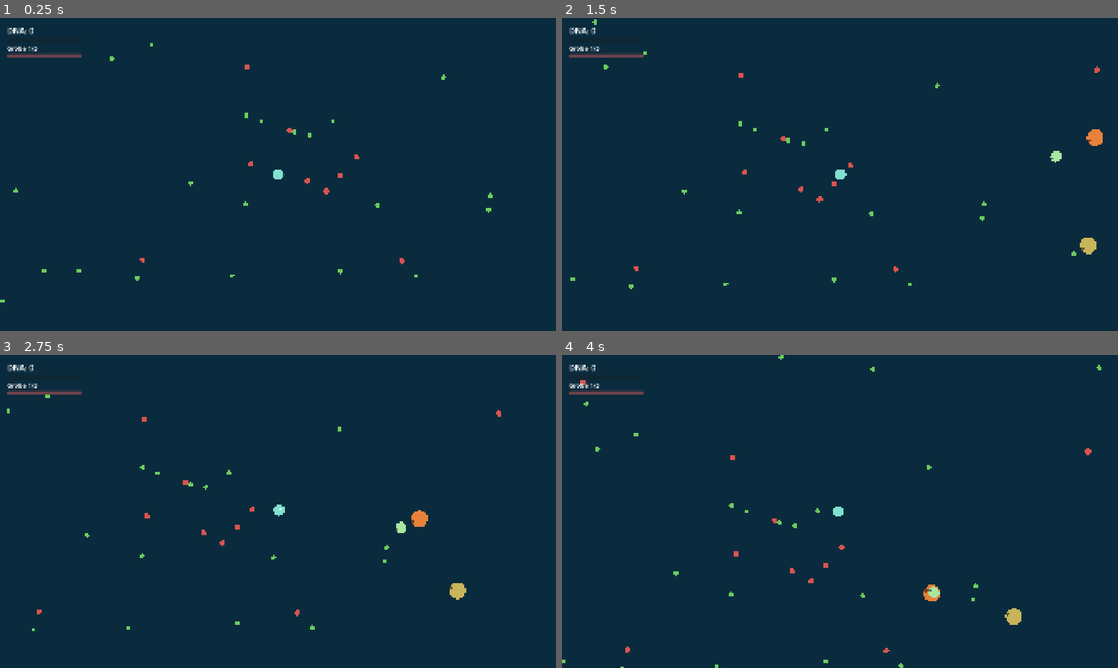
Above: before the commit, frames 1-4 (two rows, left to right).
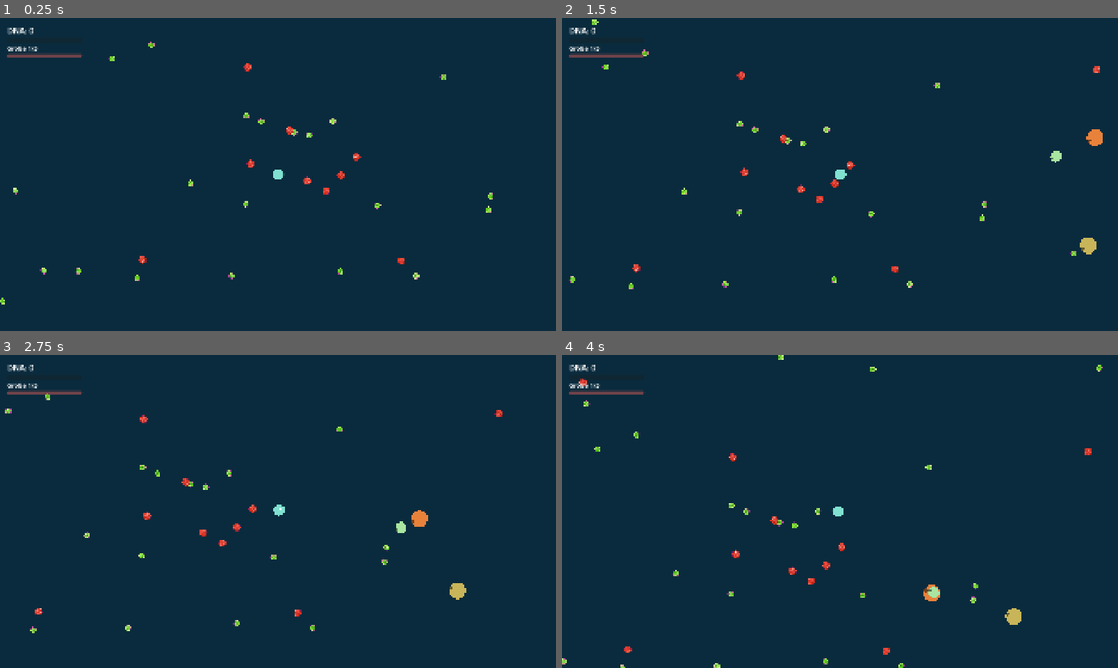
Above: after the commit, the same moments.

Repository: Mayo73/agenthub-backup
Game: Godot game, scene res://scenes/main.tscn
Two runs of this game, one before a commit and one after it. Both use one fixed random seed, a clock stepped at 60 frames per second and the inputs below.
Inputs (mouse positions are in pixels of both pictures, inside the frame that each line leads up to):
- Up to frame 1 (0.25 s): no input
- Up to frame 2 (1.5 s): tap Enter at 0.5 s; move the mouse to (962, 158) at 0.52 s; hold D (rechts) 0.53-1.25 s; tap W (hoch) at 0.6 s; click (962, 158) at 0.67 s; drag from (728, 190) to (812, 237) at 1.27 s
- Up to frame 3 (2.75 s): move the mouse to (333, 442) at 2.02 s; press the mouse at (333, 442) at 2.03 s; hold D (rechts) from 2.03 s (still down)
- Up to frame 4 (4 s): release D (rechts) at 2.75 s; release the mouse at (895, 442) at 2.75 s; drag from (812, 574) to (673, 464) at 2.77 s; move the mouse to (1006, 558) at 3.52 s; hold A (links) from 3.53 s (still down); tap E at 3.6 s

The runs differ from the first frame. In frame 1, 0.5% of the frame differs, in the area x 0-89%, y 7-92%; in frame 2, 0.6%; in frame 3, 0.5%; in frame 4, 0.6%, in the area x 0-98%, y 0-100%.

Commit message:
T-0160: Nahrung als Bild zeichnen (FoodView)
Erstellt vom lokalen Agent (Modell qwen3.5:35b-a3b, Versuch 1 von 5).

Diff:
--- a/scripts/food_view.gd
+++ b/scripts/food_view.gd
@@ -4,6 +4,12 @@
 
 const PLANT_COLOR := Color(0.42, 0.8, 0.37)
 const MEAT_COLOR := Color(0.85, 0.33, 0.31)
+
+## Die Bild-Dateien für Nahrung (Platzhalter werden ersetzt).
+const PLANT_TEXTURE: Texture2D = preload("res://assets/food/pflanze.png")
+const MEAT_TEXTURE: Texture2D = preload("res://assets/food/fleisch.png")
+## Das Bild ist etwas größer als der Berührungsradius, weil es einen weichen Rand hat.
+const SPRITE_SCALE := 1.4
 
 var field: FoodField
 
@@ -16,4 +22,15 @@
 	if field == null:
 		return
 	for item in field.items:
-		draw_circle(item.position, item.radius, PLANT_COLOR if item.kind == Diet.PFLANZE else MEAT_COLOR)
+		var texture := texture_for(item.kind)
+		draw_texture_rect(texture, sprite_rect(item), false)
+
+## Liefert die Textur für eine Nahrungsart.
+static func texture_for(kind: String) -> Texture2D:
+	return PLANT_TEXTURE if kind == Diet.PFLANZE else MEAT_TEXTURE
+
+
+## Rechteck, in das das Bild eines Nahrungsstücks gezeichnet wird (Mitte = Lage des Stücks).
+static func sprite_rect(item: FoodItem) -> Rect2:
+	var half := item.radius * SPRITE_SCALE
+	return Rect2(item.position - Vector2(half, half), Vector2(half, half) * 2.0)
--- /dev/null
+++ b/tests/test_food_view_bild.gd
@@ -0,0 +1,20 @@
+extends "res://tests/base_test.gd"
+
+
+func test_bilder() -> void:
+	check(FoodView.texture_for(Diet.PFLANZE) != null, "Pflanzentextur sollte nicht null sein")
+	check(FoodView.texture_for(Diet.FLEISCH) != null, "Fleischtextur sollte nicht null sein")
+	check(FoodView.texture_for(Diet.PFLANZE) != FoodView.texture_for(Diet.FLEISCH), "Pflanze- und Fleischtextur sollten unterschiedlich sein")
+
+
+func test_rechteck() -> void:
+	var item := FoodItem.new(Diet.PFLANZE, Vector2(10, 20), 1, 5.0)
+	var r := FoodView.sprite_rect(item)
+	check_eq(r.position, Vector2(3, 13), "position sollte (3, 13) sein")
+	check_eq(r.size, Vector2(14, 14), "size sollte (14, 14) sein")
+
+
+func test_mitte() -> void:
+	var item := FoodItem.new(Diet.FLEISCH, Vector2(-4, 8), 2, 6.0)
+	var center := FoodView.sprite_rect(item).get_center()
+	check_eq(center, Vector2(-4, 8), "sprite_rect sollte das Nahrungsstück mittig umschließen")
Not shown, added: tests/test_food_view_bild.gd.uid
